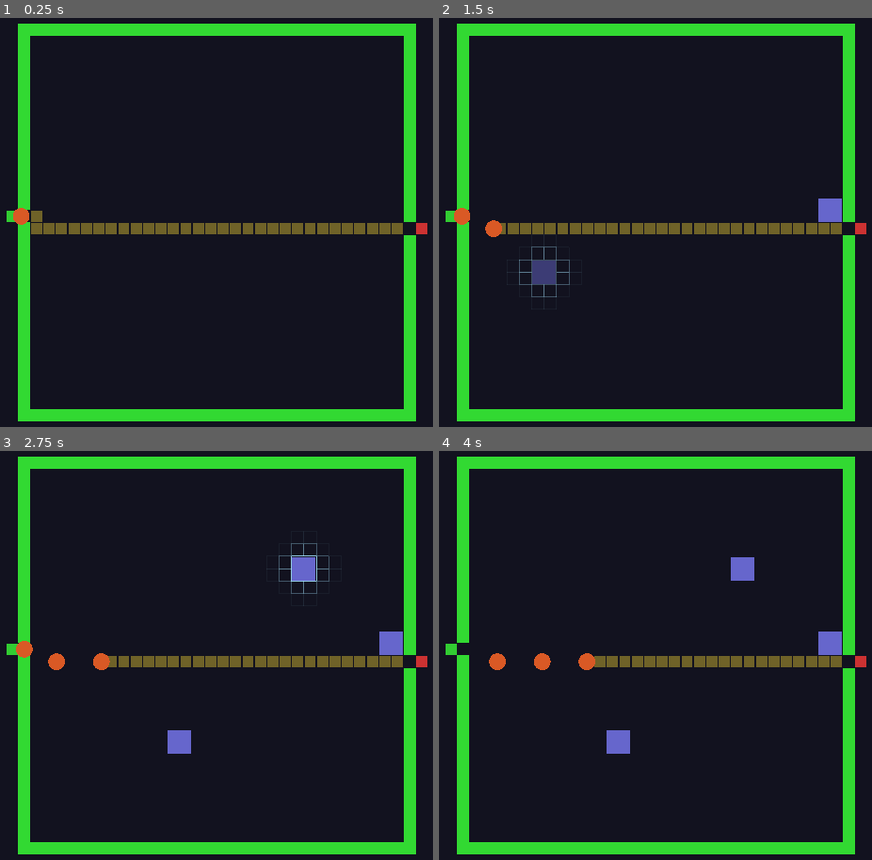
Above: before the commit, frames 1-4 (two rows, left to right).
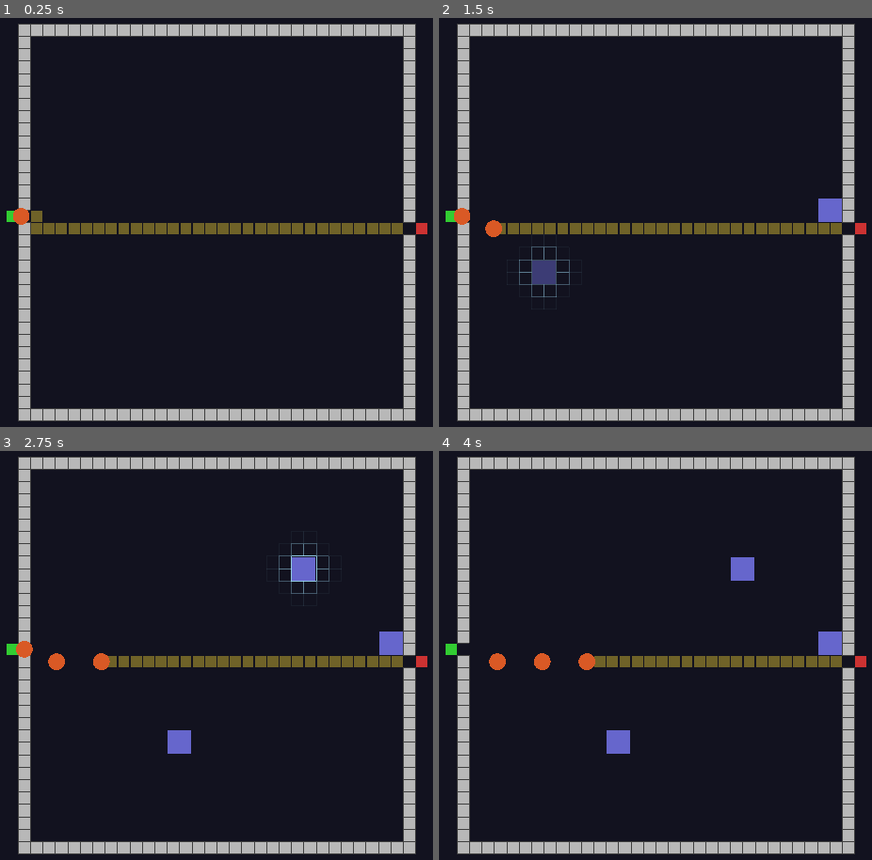
Above: after the commit, the same moments.

Repository: TimGoergen/critter-quitters
Game: Godot game, scene res://Main.tscn
The game is run twice, just before and just after one commit, with the same random seed, the same clock (stepped at 60 frames per second) and the same inputs.
Inputs (mouse positions are in pixels of both pictures, inside the frame that each line leads up to):
- Up to frame 1 (0.25 s): no input
- Up to frame 2 (1.5 s): move the mouse to (820, 202) at 0.52 s; click (820, 202) at 0.67 s; tap Enter at 1.25 s; drag from (503, 242) to (616, 308) at 1.27 s
- Up to frame 3 (2.75 s): move the mouse to (290, 561) at 2.02 s; click (290, 561) at 2.17 s
- Up to frame 4 (4 s): drag from (616, 741) to (outside the picture) at 2.77 s; move the mouse to (outside the picture) at 3.52 s; click (outside the picture) at 3.67 s

The runs differ from the first frame. In frame 1, 11% of the frame differs, in the area x 4-97%, y 1-99%; in frame 2, 11%; in frame 3, 11%; in frame 4, 11%.

Commit message:
Wall: light gray fill with dark gray 1px border per cell
Replaces the green border with light gray (0.72) slabs and overlays
dark gray (0.25) ImmediateMesh lines at every cell boundary, giving
each 1x1 wall square a visible border. _draw_wall_cell_borders() handles
a rectangular wall region; called once per segment including gap splits.

Co-Authored-By: Claude Sonnet 4.6 <noreply@anthropic.com>

Diff:
--- a/game/arena/Arena.gd
+++ b/game/arena/Arena.gd
@@ -34,7 +34,8 @@
 const COLOR_TRAP      := Color(0.40, 0.40, 0.80, 1.0)   # blue-grey box
 const COLOR_PATH      := Color(0.80, 0.70, 0.20, 0.5)   # yellow, semi-transparent
 const COLOR_GRID_GLOW    := Color(0.65, 0.90, 1.0)       # cool blue-white for cursor glow
-const COLOR_ARENA_BORDER := Color(0.20, 0.85, 0.20, 1.0) # green perimeter line
+const COLOR_WALL_FILL    := Color(0.72, 0.72, 0.72, 1.0) # light gray wall fill
+const COLOR_WALL_BORDER  := Color(0.25, 0.25, 0.25, 1.0) # dark gray cell border lines
 
 
 # ---------------------------------------------------------------------------
@@ -601,9 +602,8 @@
 # Visual helpers — Phase 1 placeholder geometry
 # ---------------------------------------------------------------------------
 
-## Draws the arena border as 1-cell-wide solid slabs surrounding the arena,
-## with gaps at the entrance (left wall) and exit (right wall).
-## Corner pieces are included in the top/bottom slabs so no seams appear.
+## Draws the arena border as 1-cell-wide light gray slabs with a dark gray
+## 1px border around every individual cell, giving a stone-block appearance.
 func _spawn_arena_border() -> void:
 	var half := (Grid.GRID_SIZE * Grid.CELL_SIZE) / 2.0
 	var cs   := Grid.CELL_SIZE
@@ -616,30 +616,70 @@
 	var ex_top  := ex_row * cs - half
 	var ex_bot  := (ex_row + 1) * cs - half
 
-	# Top and bottom slabs span the full width including the corner cells.
 	var full_w := (Grid.GRID_SIZE + 2) * cs
+
+	# --- Fill slabs (light gray) ---
 	_spawn_wall_slab(Vector3(0.0, 0.0, -half - cs * 0.5), Vector2(full_w, cs))
 	_spawn_wall_slab(Vector3(0.0, 0.0,  half + cs * 0.5), Vector2(full_w, cs))
 
-	# Left wall — two slabs that skip the entrance row.
 	var lup  := ent_top - (-half)
 	var lbot := half - ent_bot
 	if lup  > 0.0: _spawn_wall_slab(Vector3(-half - cs * 0.5, 0.0, -half + lup  * 0.5), Vector2(cs, lup))
 	if lbot > 0.0: _spawn_wall_slab(Vector3(-half - cs * 0.5, 0.0,  ent_bot + lbot * 0.5), Vector2(cs, lbot))
 
-	# Right wall — two slabs that skip the exit row.
 	var rup  := ex_top - (-half)
 	var rbot := half - ex_bot
 	if rup  > 0.0: _spawn_wall_slab(Vector3( half + cs * 0.5, 0.0, -half + rup  * 0.5), Vector2(cs, rup))
 	if rbot > 0.0: _spawn_wall_slab(Vector3( half + cs * 0.5, 0.0,  ex_bot + rbot * 0.5), Vector2(cs, rbot))
 
-
-## Creates one flat wall segment. size.x = slab width (X axis), size.y = slab depth (Z axis).
-## The slab sits flat on the floor with the same height as the floor markers.
+	# --- Cell border lines (dark gray, one grid per wall cell) ---
+	var im := ImmediateMesh.new()
+	im.surface_begin(Mesh.PRIMITIVE_LINES)
+
+	_draw_wall_cell_borders(im, -(half + cs), half + cs, -(half + cs), -half)
+	_draw_wall_cell_borders(im, -(half + cs), half + cs,  half,         half + cs)
+	if lup  > 0.0: _draw_wall_cell_borders(im, -(half + cs), -half, -half,   ent_top)
+	if lbot > 0.0: _draw_wall_cell_borders(im, -(half + cs), -half,  ent_bot, half)
+	if rup  > 0.0: _draw_wall_cell_borders(im,  half, half + cs, -half,   ex_top)
+	if rbot > 0.0: _draw_wall_cell_borders(im,  half, half + cs,  ex_bot,  half)
+
+	im.surface_end()
+
+	var lines     := MeshInstance3D.new()
+	lines.mesh     = im
+	var mat       := StandardMaterial3D.new()
+	mat.shading_mode              = BaseMaterial3D.SHADING_MODE_UNSHADED
+	mat.vertex_color_use_as_albedo = true
+	lines.material_override = mat
+	add_child(lines)
+
+
+## Draws dark gray grid lines at every cell boundary within the given rectangle.
+func _draw_wall_cell_borders(
+	im: ImmediateMesh,
+	min_x: float, max_x: float,
+	min_z: float, max_z: float
+) -> void:
+	var cs := Grid.CELL_SIZE
+	var y  := 0.03   # just above the slab surface
+	im.surface_set_color(COLOR_WALL_BORDER)
+	var x := min_x
+	while x <= max_x + 0.001:
+		im.surface_add_vertex(Vector3(x, y, min_z))
+		im.surface_add_vertex(Vector3(x, y, max_z))
+		x += cs
+	var z := min_z
+	while z <= max_z + 0.001:
+		im.surface_add_vertex(Vector3(min_x, y, z))
+		im.surface_add_vertex(Vector3(max_x, y, z))
+		z += cs
+
+
+## Creates one flat wall fill slab.
 func _spawn_wall_slab(center: Vector3, size: Vector2) -> void:
 	var slab := _make_box_mesh_instance(
 		Vector3(size.x, 0.05, size.y),
-		COLOR_ARENA_BORDER
+		COLOR_WALL_FILL
 	)
 	slab.position = center
 	add_child(slab)
